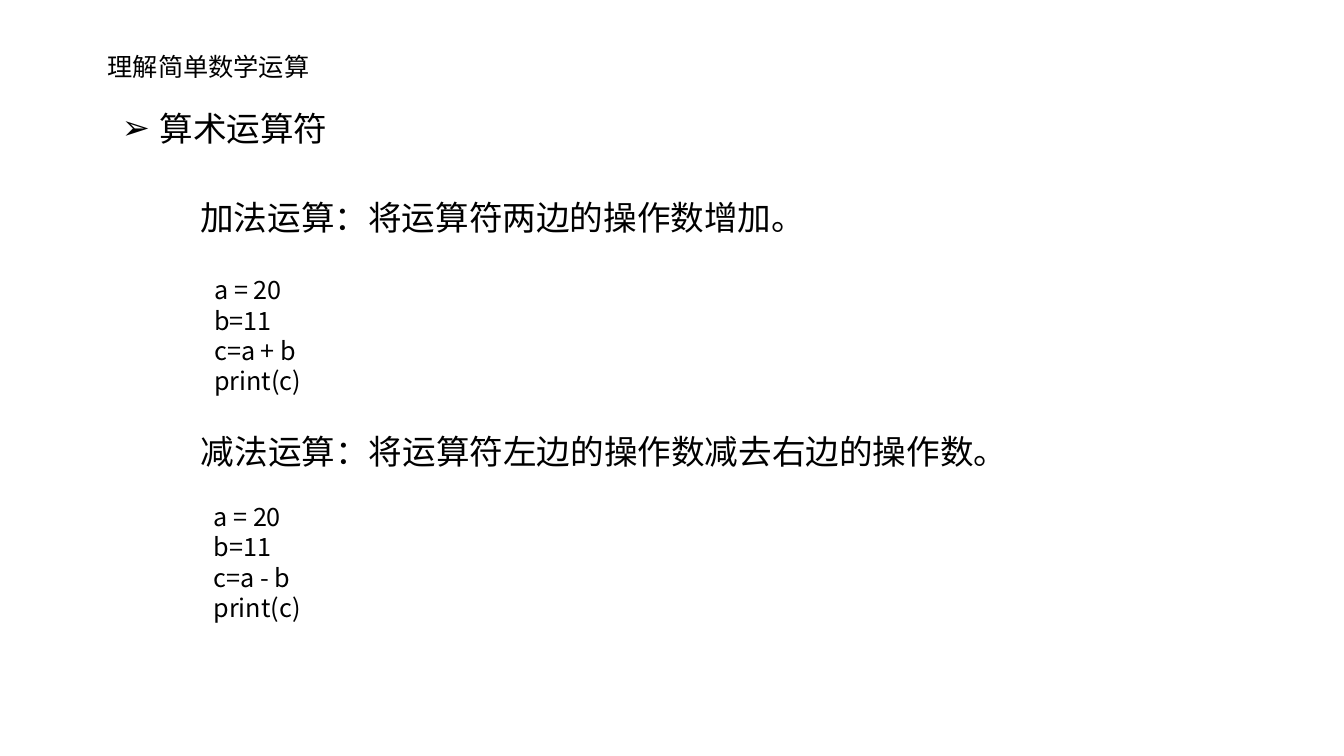
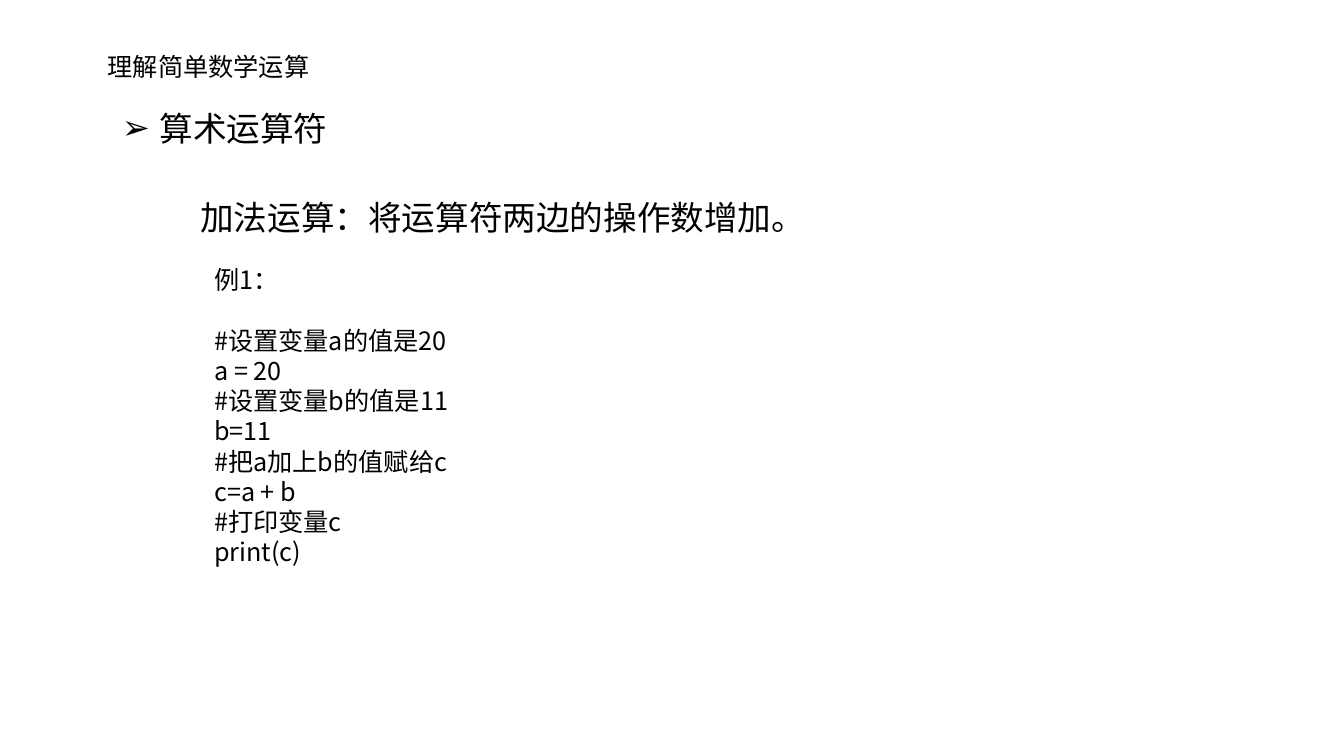
Before and after one commit to hwdeveloper/python-tutorial, a slide deck: slide 5 of 第2节课/01ppt/P1-2第二节.pptx. Drawn at 1344x756 pixels with LibreOffice and Linux fonts; fonts in the diff are those of the drawing; background and template pictures are left out. Boxes give left, top, right and bottom in pixels: in the first picture for what was removed or moved away, otherwise in the second. Text is boxed around its words. In the diff, an @@ line names an element or a change of style, - is before the commit and + after.

```diff
--- a/第2节课/01ppt/P1-2第二节.pptx
+++ b/第2节课/01ppt/P1-2第二节.pptx
@@ text "例1：": place and size @@
-text "例1：" at <box>214,280,301,396</box>
+text "例1：" at <box>214,268,448,567</box>
@@ text at <box>214,268,447,352</box>: paragraphs added @@
+例1：
+#设置变量a的值是20
@@ text at <box>214,388,448,412</box>: paragraph added @@
+#设置变量b的值是11
@@ text removed at <box>201,435,1007,467</box> @@
-减法运算：将运算符左边的操作数减去右边的操作数。
@@ text at <box>214,449,447,473</box>: paragraph added @@
+#把a加上b的值赋给c
@@ text at <box>214,509,342,533</box>: paragraph added @@
+#打印变量c
@@ text removed at <box>214,507,301,623</box> @@
-a = 20
-b=11
-c=a - b
-print(c)
```
Also in this commit, not shown: 2 other slides changed, 2 slides added, 11 other files.
